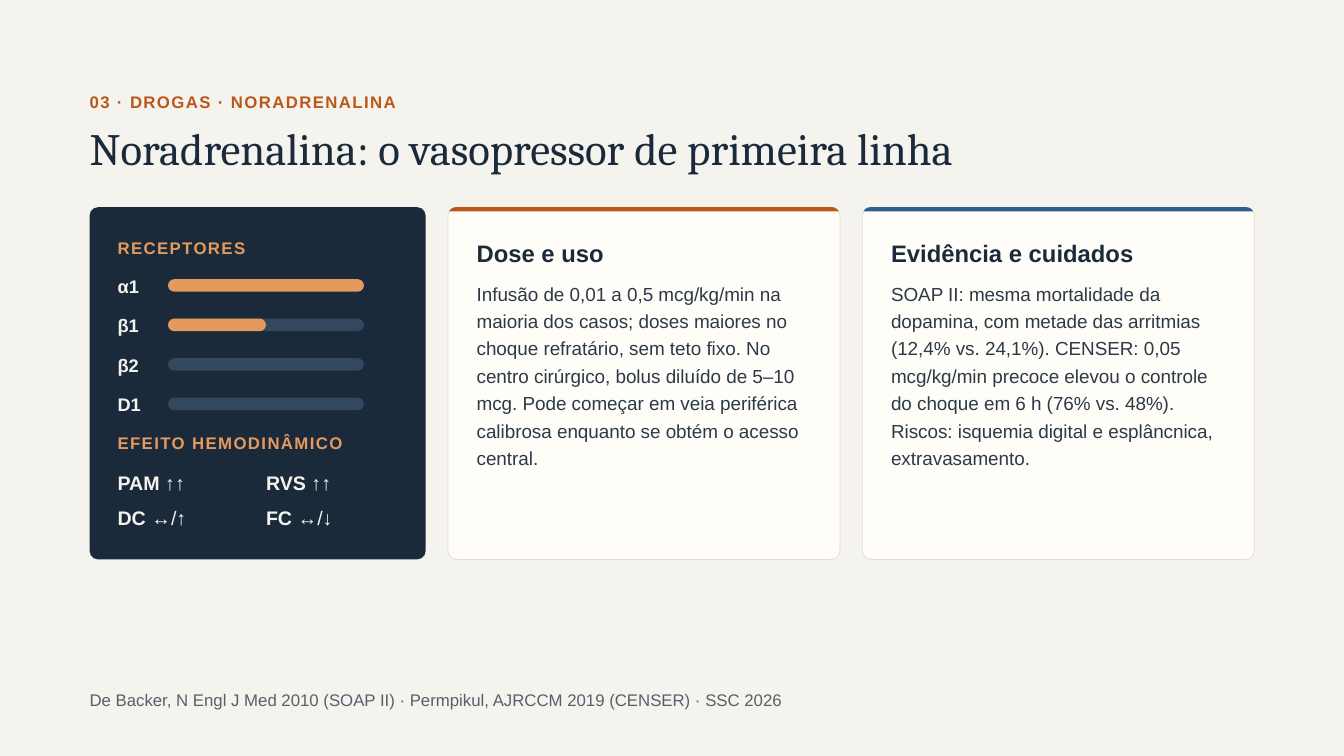
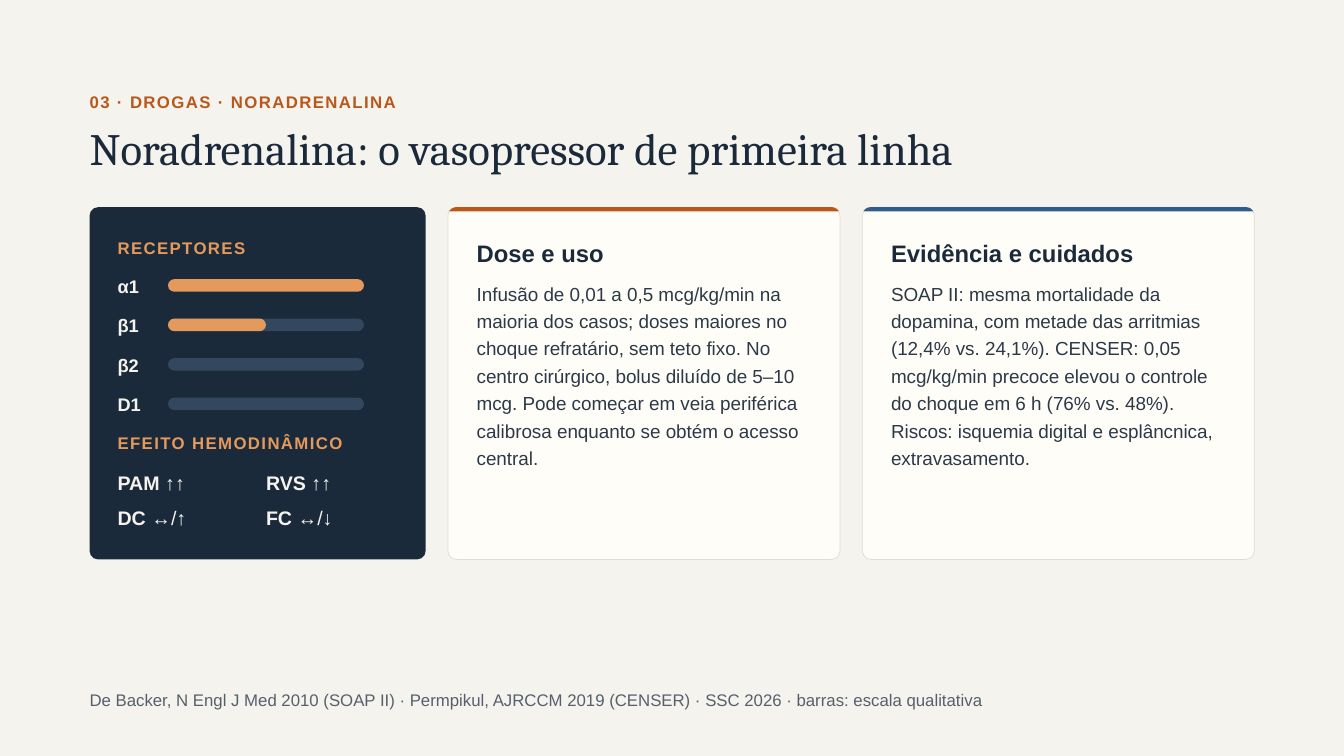
Before and after one commit to brunomoraesdubois-bit/Bruno, a slide deck: slide 5 of apresentacao/Aminas_Vasoativas.pptx (slide 7 before the commit). Drawn at 1344x756 pixels with LibreOffice and Linux fonts; fonts in the diff are those of the drawing. Boxes give left, top, right and bottom in pixels: in the first picture for what was removed or moved away, otherwise in the second. Text is boxed around its words. In the diff, an @@ line names an element or a change of style, - is before the commit and + after.

```diff
--- a/apresentacao/Aminas_Vasoativas.pptx
+++ b/apresentacao/Aminas_Vasoativas.pptx
@@ text at (90,694,983,710): text changed @@
-De Backer, N Engl J Med 2010 (SOAP II) · Permpikul, AJRCCM 2019 (CENSER) · SSC 2026
+De Backer, N Engl J Med 2010 (SOAP II) · Permpikul, AJRCCM 2019 (CENSER) · SSC 2026 · barras: escala qualitativa
```
Also in this commit, not shown: 18 other slides changed, 7 slides added, 1 slide removed, 33 other files.
